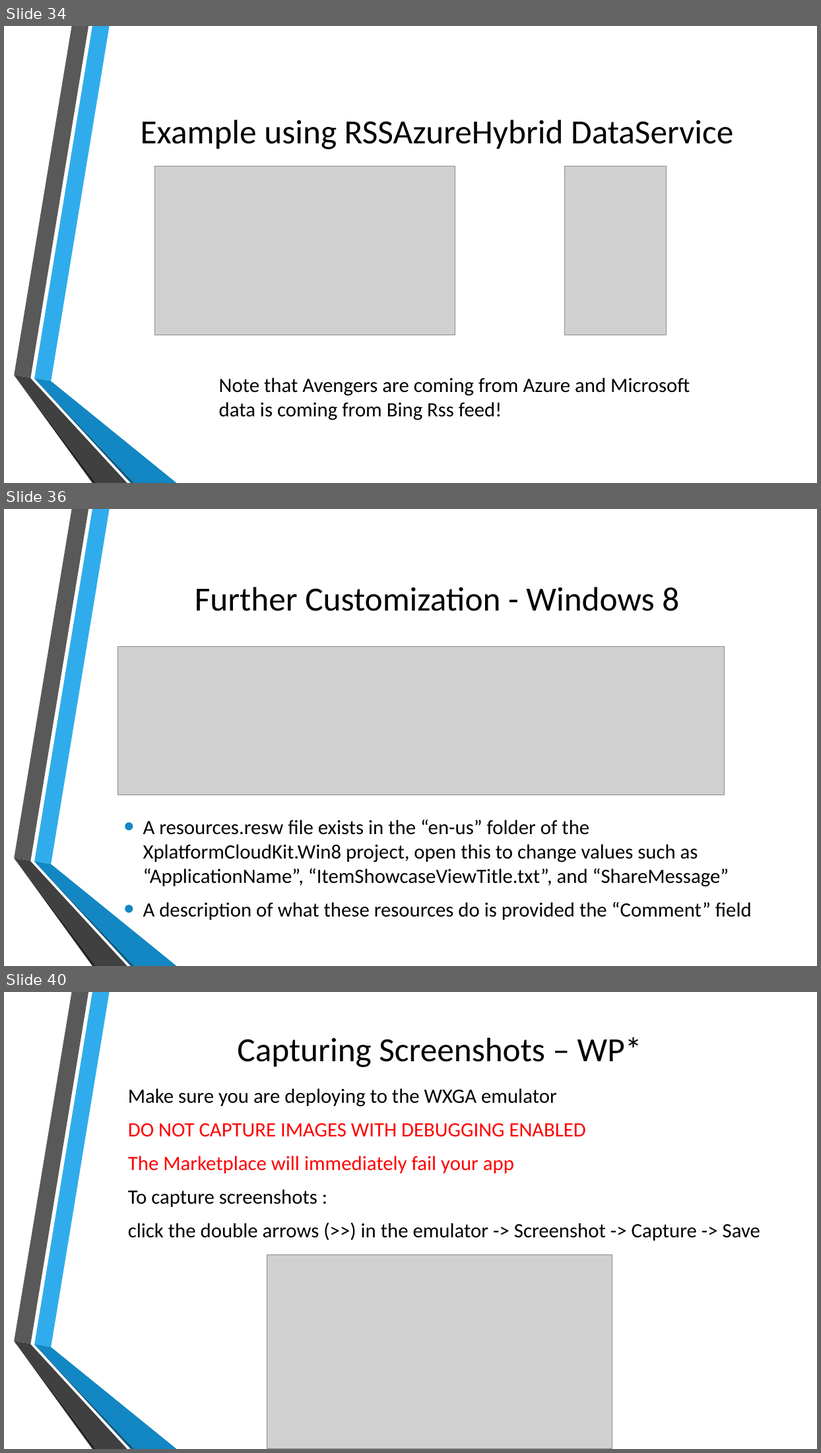
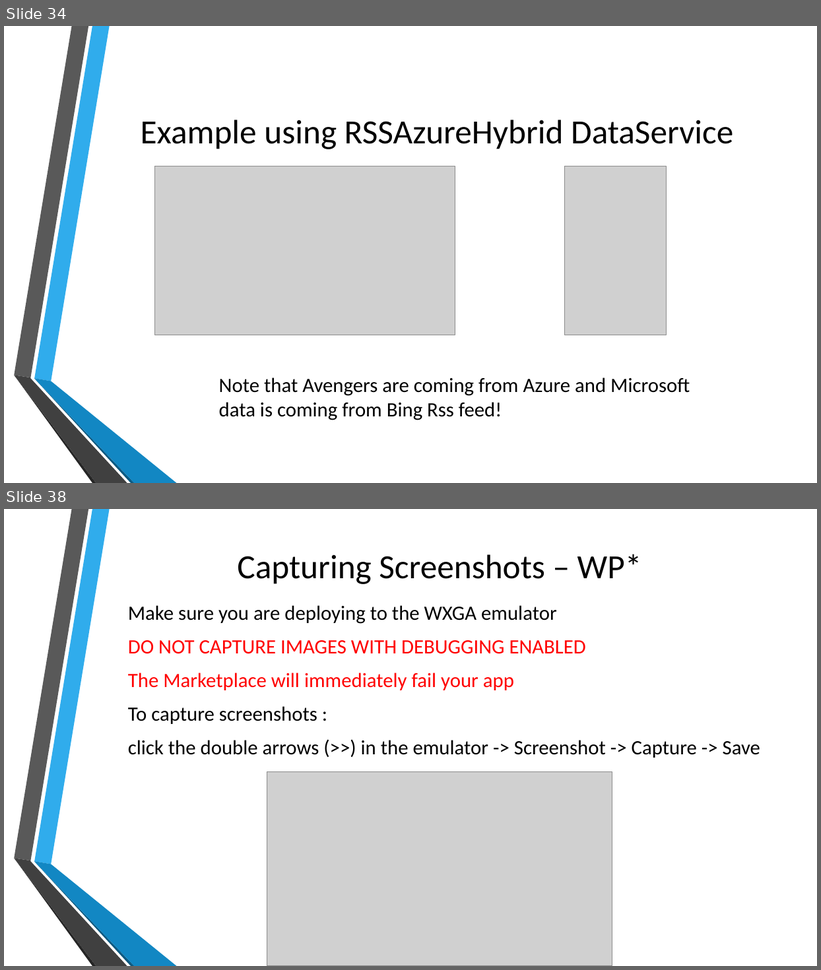
Before and after one commit to toolboc/XPlatformCloudKit, a slide deck: XPlatformCloudkit.pptx. Shown one above the other, each under a label of ours: slides 34, 36 and 40 before the commit, slides 34 and 38 after it; the slides between them are not shown. The pictures are 821x1453 and 821x970 pixels, drawn with LibreOffice and Linux fonts; fonts in the diff are those of the drawing; grey boxes stand for pictures; background and template pictures are left out. Boxes give left, top, right and bottom in pixels: in the first picture for what was removed or moved away, otherwise in the second. Text is boxed around its words. In the diff, an @@ line names an element or a change of style, - is before the commit and + after.

```diff
--- a/XPlatformCloudkit.pptx
+++ b/XPlatformCloudkit.pptx
@@ slide 36 removed at box(4, 509, 817, 966), background picture (left out); not listed: 6 template elements that a slide beside it also shows @@
@@ title removed at box(195, 587, 679, 611) @@
-Further Customization - Windows 8
@@ picture removed at box(118, 647, 725, 795) @@
@@ text removed at box(143, 820, 752, 920) @@
-• A resources.resw file exists in the “en-us” folder of the XplatformCloudKit.Win8 project, open this to change values such as “ApplicationName”, “ItemShowcaseViewTitle.txt”, and “ShareMessage”
-• A description of what these resources do is provided the “Comment” field
@@ what was slide 40 is now slide 38 @@
```
Also in this commit, not shown: 3 slides changed, 1 other slide removed.
